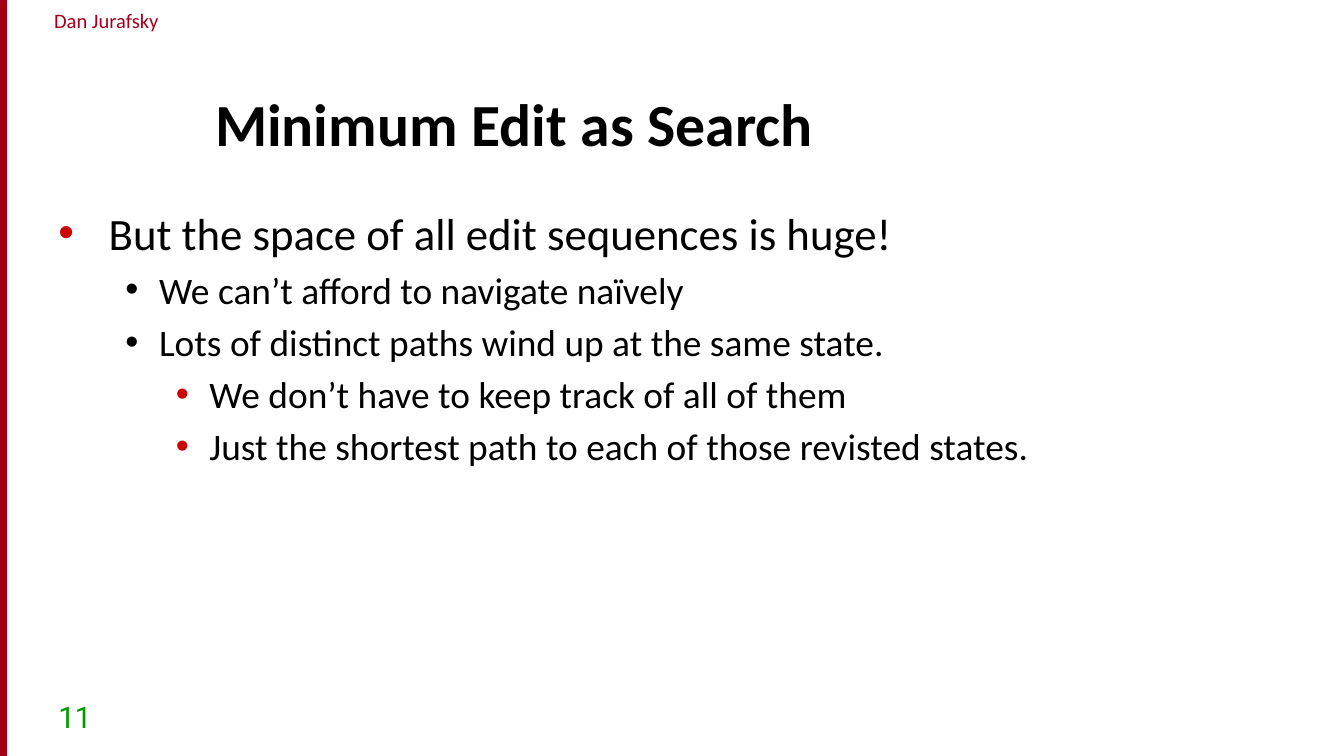
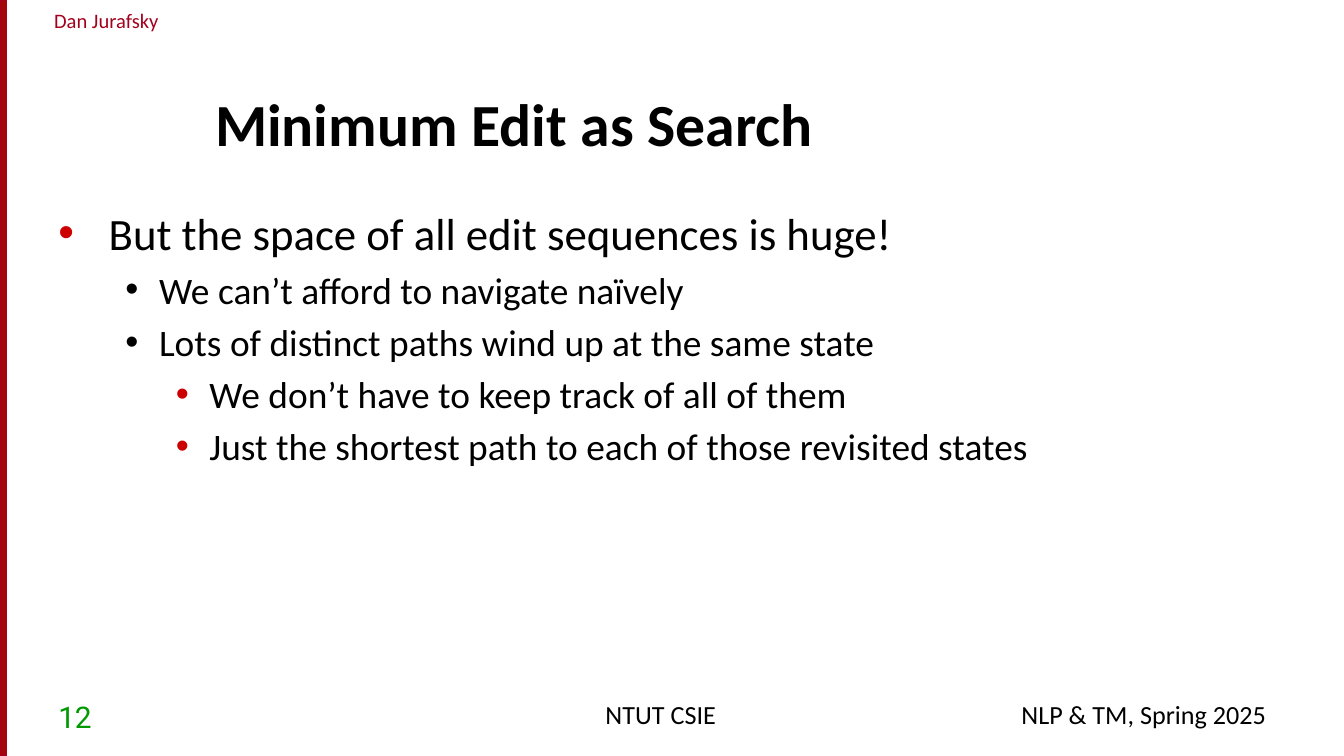
Before and after one commit to chriswjh/chriswjh.github.io, a slide deck: slide 12 of NLP_TM/02-EditDistance.pptx (slide 11 before the commit). Drawn at 1344x756 pixels with LibreOffice and Linux fonts; fonts in the diff are those of the drawing; background and template pictures are left out. Boxes give left, top, right and bottom in pixels: in the first picture for what was removed or moved away, otherwise in the second. Text is boxed around its words. In the diff, an @@ line names an element or a change of style, - is before the commit and + after.

```diff
--- a/NLP_TM/02-EditDistance.pptx
+++ b/NLP_TM/02-EditDistance.pptx
@@ text at (159,330,874,362): text changed @@
-  • Lots of distinct paths wind up at the same state.
+  • Lots of distinct paths wind up at the same state
@@ text at (209,434,1027,466): text changed @@
-    • Just the shortest path to each of those revisted states.
+    • Just the shortest path to each of those revisited states
@@ page number at (58,706,91,728): text changed @@
-11
+12
@@ text added at (605,707,716,725), 14 pt, text #000000 @@
+NTUT CSIE
@@ text added at (1021,706,1266,729), 14 pt, text #000000 @@
+NLP & TM, Spring 2025
```
Also in this commit, not shown: 28 other slides changed, 2 slides added, 1 slide removed, 2 other files.
